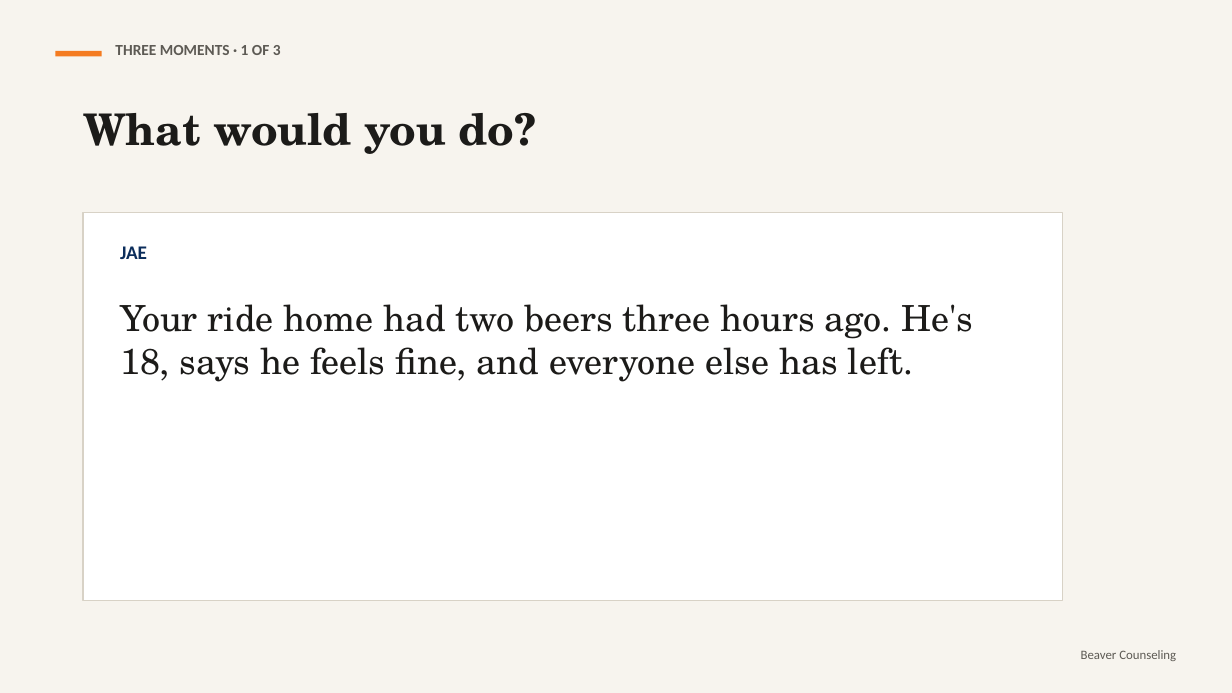
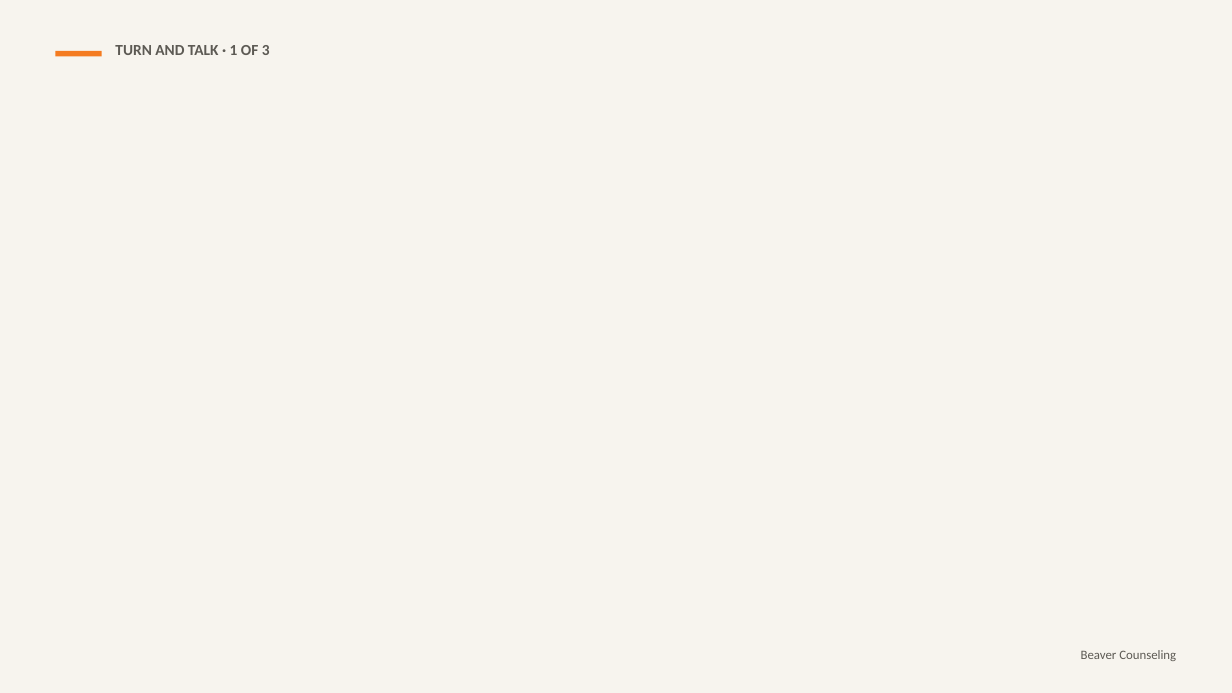
Before and after one commit to rmwtoolkit/bcds-toolkit, a slide deck: slide 18 of decks/alcohol-and-your-brain-lesson-v2.pptx (slide 10 before the commit). Drawn at 1232x693 pixels with LibreOffice and Linux fonts; fonts in the diff are those of the drawing; background and template pictures are left out. Boxes give left, top, right and bottom in pixels: in the first picture for what was removed or moved away, otherwise in the second. Text is boxed around its words. In the diff, an @@ line names an element or a change of style, - is before the commit and + after.

```diff
--- a/decks/alcohol-and-your-brain-lesson-v2.pptx
+++ b/decks/alcohol-and-your-brain-lesson-v2.pptx
@@ text at (x1=115, y1=45, x2=270, y2=55): text changed @@
-THREE MOMENTS · 1 OF 3
+TURN AND TALK · 1 OF 3
@@ text removed at (x1=83, y1=113, x2=536, y2=154) @@
-What would you do?
@@ rectangle removed at (x1=83, y1=213, x2=1063, y2=601) @@
@@ text removed at (x1=120, y1=246, x2=147, y2=259) @@
-JAE
@@ text removed at (x1=120, y1=304, x2=974, y2=382) @@
-Your ride home had two beers three hours ago. He's 18, says he feels fine, and everyone else has left.
```
Also in this commit, not shown: 6 other slides changed, 16 slides added, 5 slides removed, 5 other files.
